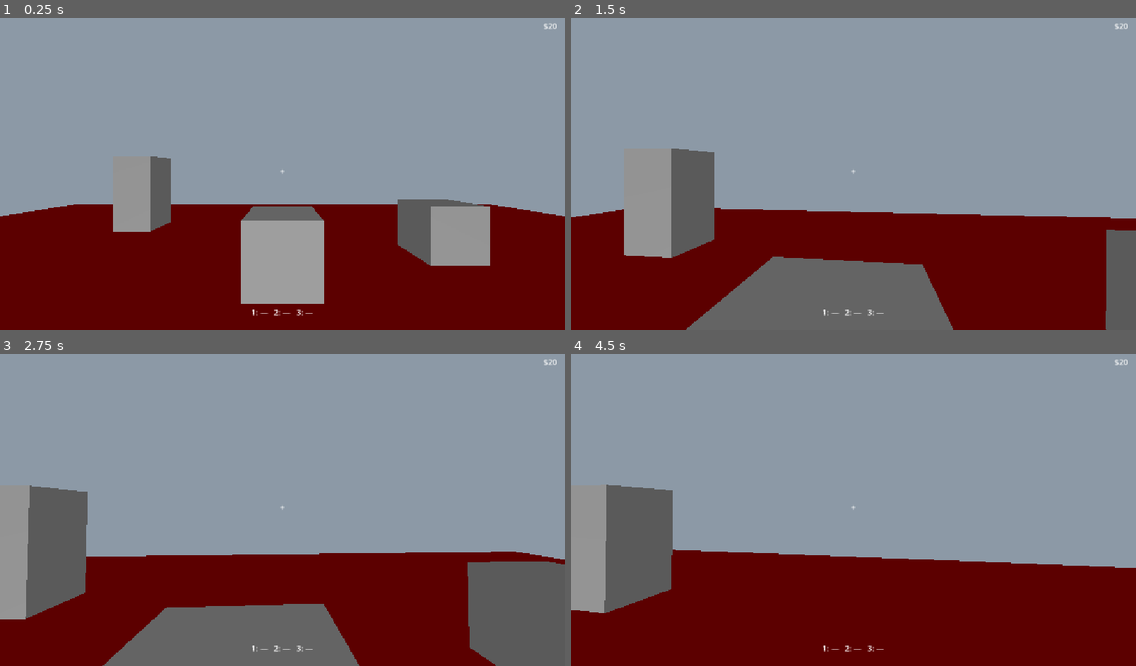
Above: before the commit, frames 1-4 (two rows, left to right).
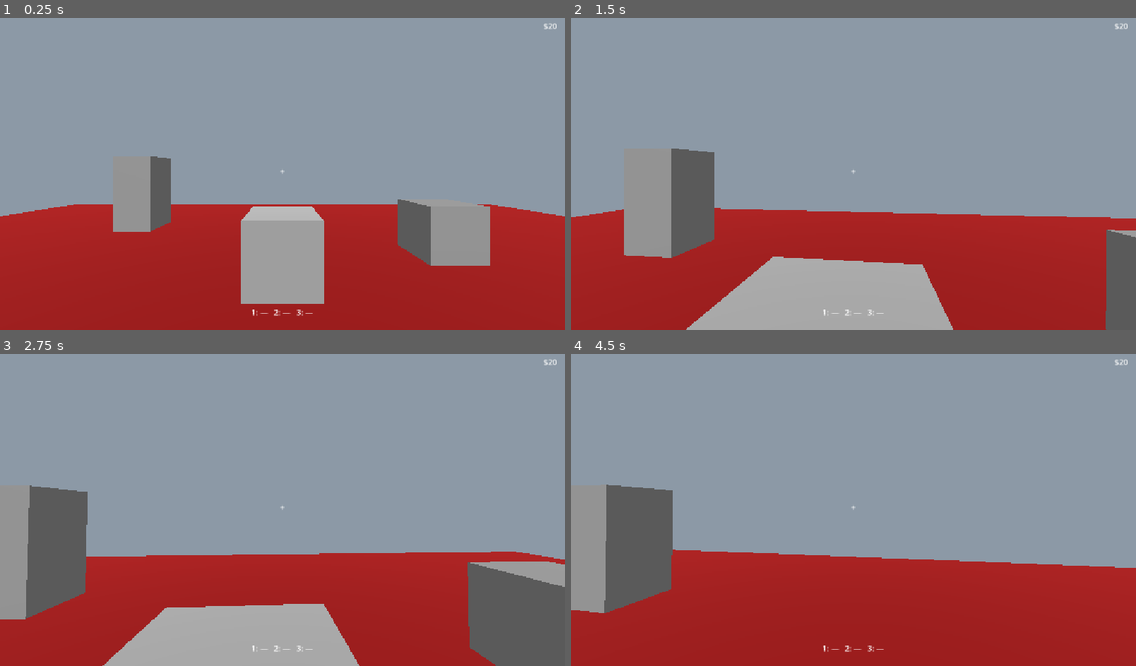
Above: after the commit, the same moments.

Repository: Hykev/game_dev_snacks
Game: Godot game, scene res://scenes/world/test_room.tscn
Two runs of this game, one before a commit and one after it. Both use one fixed random seed, a clock stepped at 60 frames per second and the inputs below.
Inputs (mouse positions are in pixels of both pictures, inside the frame that each line leads up to):
- Up to frame 1 (0.25 s): no input
- Up to frame 2 (1.5 s): tap Enter at 0.5 s; move the mouse to (881, 170) at 0.52 s; hold E (interact) 0.53-1.28 s; hold W (move_forward) from 0.53 s (still down); move the mouse to (825, 174) at 1.27 s; tap 1 (slot_1) at 1.35 s
- Up to frame 3 (2.75 s): keep holding W (move_forward); move the mouse to (293, 500) at 2.02 s; tap 2 (slot_2) at 2.1 s
- Up to frame 4 (4.5 s): keep holding W (move_forward); move the mouse to (847, 513) at 2.77 s; tap 3 (slot_3) at 2.85 s; tap Space at 3.5 s; move the mouse to (893, 510) at 3.52 s; hold Shift (sprint) 3.53-4.28 s; move the mouse to (808, 503) at 4.27 s; tap E (interact) at 4.35 s

The runs differ from the first frame. In frame 1, 32% of the frame differs, in the area x 0-100%, y 58-100%; in frame 2, 34%, in the area x 0-100%, y 60-100%; in frame 3, 28%; in frame 4, 32%.

Commit message:
Corrige rotación de la cámara de la mesa y de la luz (miraban hacia arriba)
Los Transform3D de los .tscn se escriben por filas y estaban por columnas:
la cámara de la mesa miraba 50° hacia arriba y la luz alumbraba desde
abajo del piso.

Co-Authored-By: Claude Opus 5.5 <noreply@anthropic.com>

Diff:
--- a/vending-machine-game/scenes/eating/eating_station.tscn
+++ b/vending-machine-game/scenes/eating/eating_station.tscn
@@ -55,7 +55,7 @@
 
 [node name="ViewCamera" type="Camera3D" parent="."]
 unique_name_in_owner = true
-transform = Transform3D(1, 0, 0, 0, 0.6428, -0.766, 0, 0.766, 0.6428, 0, 1.45, 0.6)
+transform = Transform3D(1, 0, 0, 0, 0.6428, 0.766, 0, -0.766, 0.6428, 0, 1.45, 0.6)
 fov = 60.0
 
 [node name="GrabController" type="Node3D" parent="." node_paths=PackedStringArray("camera")]
--- a/vending-machine-game/scenes/world/test_room.tscn
+++ b/vending-machine-game/scenes/world/test_room.tscn
@@ -37,7 +37,7 @@
 environment = SubResource("Environment_room")
 
 [node name="DirectionalLight3D" type="DirectionalLight3D" parent="." unique_id=396678801]
-transform = Transform3D(1, 0, 0, 0, 0.6428, -0.766, 0, 0.766, 0.6428, 0, 5, 0)
+transform = Transform3D(1, 0, 0, 0, 0.6428, 0.766, 0, -0.766, 0.6428, 0, 5, 0)
 
 [node name="Floor" type="StaticBody3D" parent="." unique_id=1478460165]
 transform = Transform3D(1, 0, 0, 0, 1, 0, 0, 0, 1, 0, -0.1, 0)
